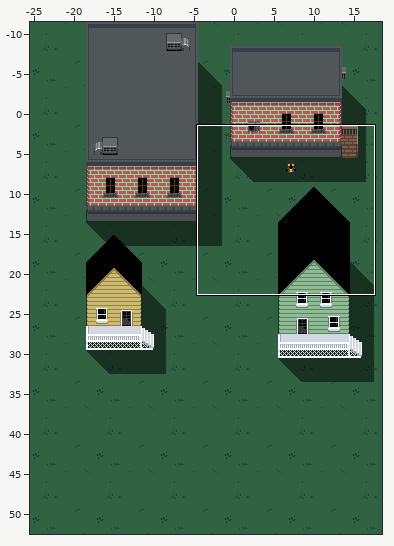
Tiled map, stored at assets/maps/start.tmx. The first picture is a wide view before the edit; the outline marks the close-up.
Close-up. Before the edit:
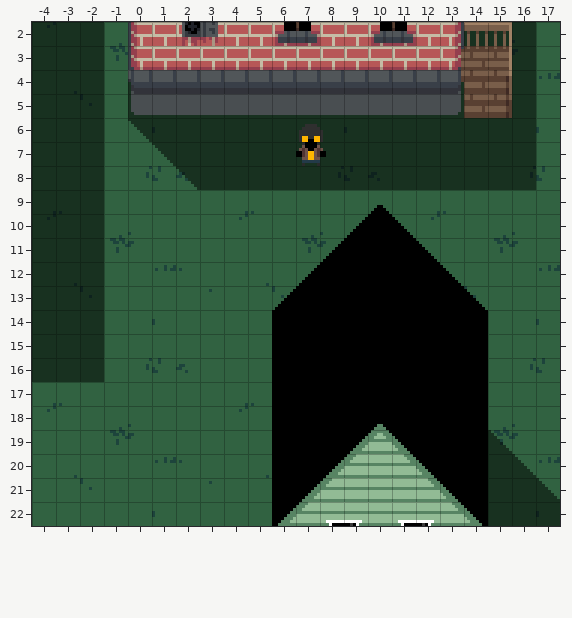
Cells are 8x8 px. Shown: x -4..17, y 2..22. The commit also changed other parts of the map, which this record leaves out.
And afterwards:
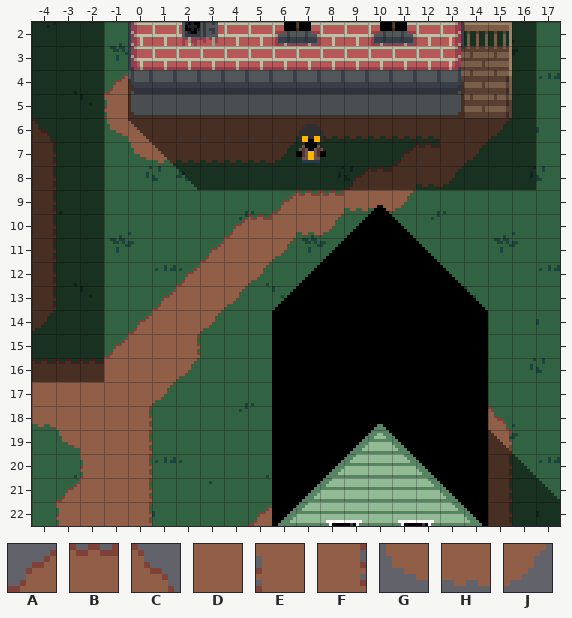
Key: from "path": A 0, B 1, C 2, D 9, E 11, F 13, G 22, H 23, J 24.
_ is an empty cell.
Tiles of an added or newly shown layer are drawn over the layers below it.
The edit:
Layer "Ground" (added):
y 4: x -1..0 __ -> AB; x 13 _ -> B
y 5: x -1..13 _______________ -> EDDDBDDDDDDDDDD
y 6: x -4 _ -> C; x -1..15 _________________ -> GDDDDDDDHHHHHHDDJ
y 7: x -4 _ -> F; x 0..6 _______ -> GHHHHHJ; x 11..14 ____ -> ABDJ
y 8: x -4 _ -> F; x 9..13 _____ -> ABDHJ
y 9: x -4 _ -> F; x 6..11 ______ -> ABBHHJ
y 10: x -4 _ -> F; x 4..8 _____ -> ABDHJ
y 11: x -4 _ -> F; x 3..6 ____ -> ADDJ
y 12: x -4 _ -> F; x 2..5 ____ -> ADDJ
y 13: x -4 _ -> F; x 1..4 ____ -> ADDJ
y 14: x -4 _ -> J; x 0..3 ____ -> ADDJ
y 15: x -1..2 ____ -> ADDF
y 16: x -4..2 _______ -> BBBDDDJ
y 17: x -4..1 ______ -> DDDDDJ
y 18: x -4..0 _____ -> HDDDF; x 15 _ -> C
y 19: x -3..0 ____ -> GDDF; x 15 _ -> F
y 20: x -2..0 ___ -> EDF; x 15 _ -> F
y 21: x -3..0 ____ -> ADDF; x 15 _ -> F
y 22: x -3..0 ____ -> EDDF; x 5 _ -> A; x 15 _ -> F
Where, in picture pixels (left, top, right, bottom), the same in both close-ups:
added: (32, 73, 512, 526)
